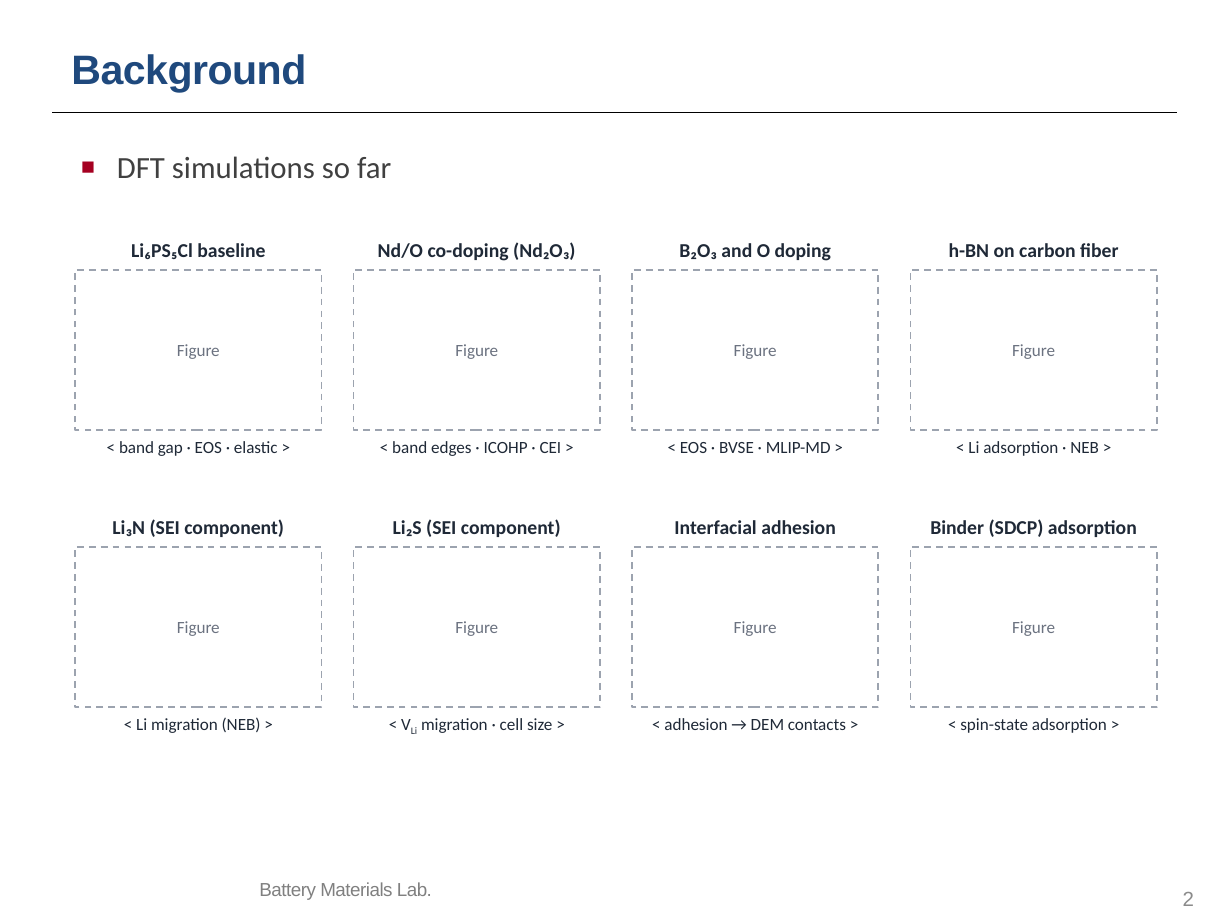
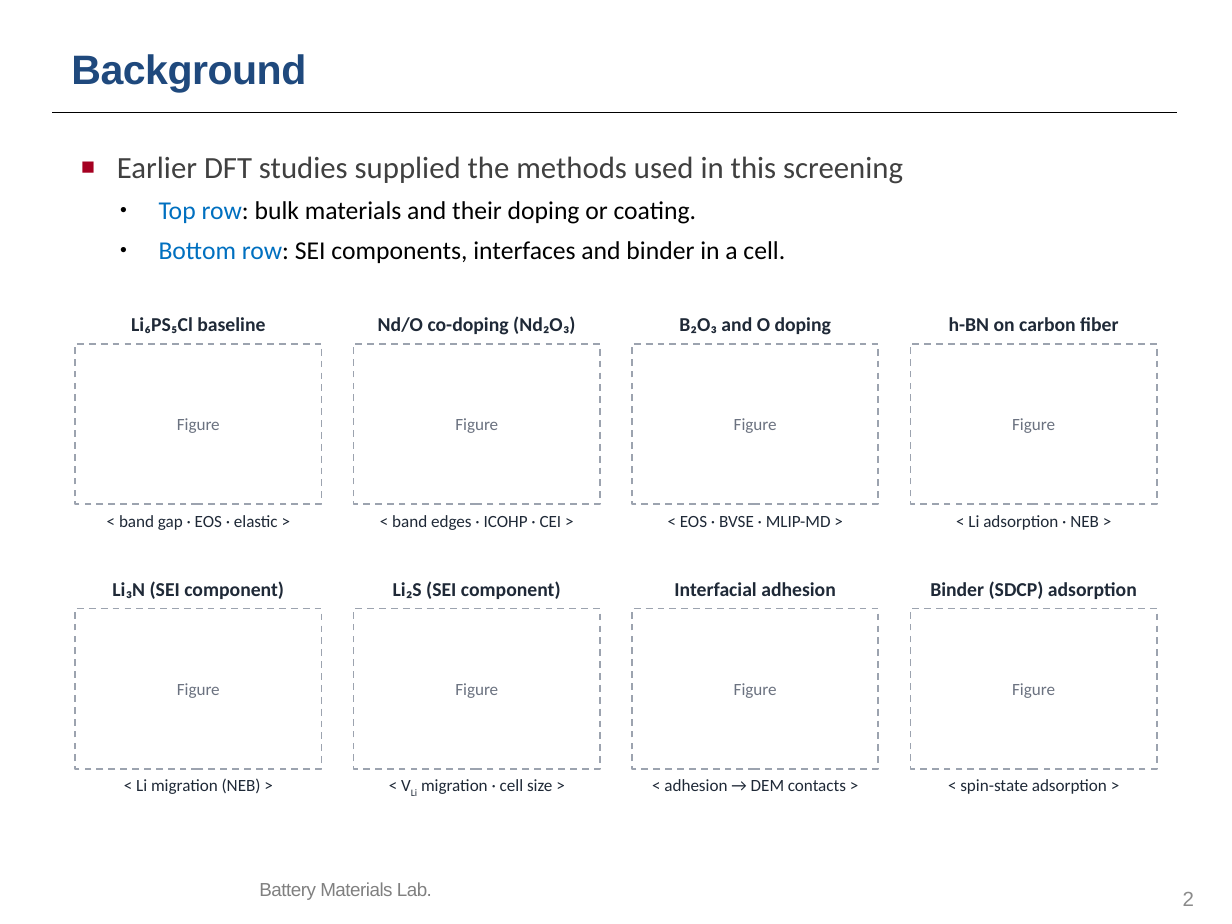
Before and after one commit to yonghoon7153-source/Yonghoon-DEM-DFT, a slide deck: slide 2 of kb/seminars/Research_Seminar_2026_10_13_cascade_progress_lean.pptx. Drawn at 1232x924 pixels with LibreOffice and Linux fonts; fonts in the diff are those of the drawing; background and template pictures are left out. Boxes give left, top, right and bottom in pixels: in the first picture for what was removed or moved away, otherwise in the second. Text is boxed around its words. In the diff, an @@ line names an element or a change of style, - is before the commit and + after.

```diff
--- a/kb/seminars/Research_Seminar_2026_10_13_cascade_progress_lean.pptx
+++ b/kb/seminars/Research_Seminar_2026_10_13_cascade_progress_lean.pptx
@@ text at (117,156,903,263): text changed; size 18 to 15 pt; text colour #404040 to #000000 @@
-■ DFT simulations so far
+■ Earlier DFT studies supplied the methods used in this screening
+• Top row: bulk materials and their doping or coating.
+• Bottom row: SEI components, interfaces and binder in a cell.
@@ 8 texts, 4 rectangles: place and size @@
-8 texts, 4 rectangles at (75,242,1157,456)
+8 texts, 4 rectangles at (75,316,1157,530)
@@ 8 texts, 4 rectangles: place and size @@
-8 texts, 4 rectangles at (75,519,1157,733)
+8 texts, 4 rectangles at (75,581,1157,794)
```
Also in this commit, not shown: 5 other files.
